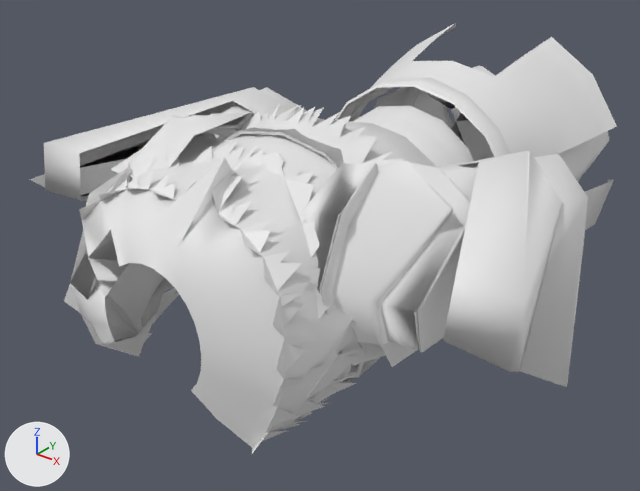
A saved change to the glTF model assets/modeles/armures/sol/cuirasse_gardiens.glb.
The view is the same before and after, from a camera (50 mm lens) standing at (0.923, -1.222, 0.94) and looking at (-0.066, 0.014, 0.174). The axes (+X, +Y, +Z) are drawn at lower left. The lights are the same throughout. The older version comes first. Materials are left out; every surface is plain grey. Vertices at exactly the same position are counted once.

The first picture shows 'cuirasse_gardiens.001'.
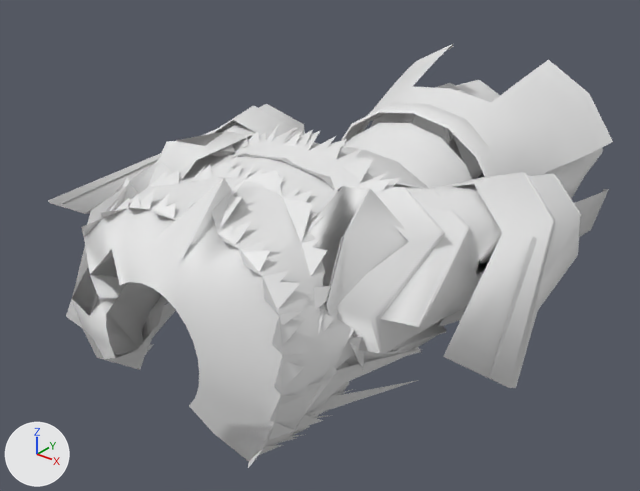
What differs and where, as boxes [x1, y1, x2, y2] in the pictures (640 x 491 px; the box of a moved part takes in the faces that stretch with it):
'cuirasse_gardiens.001', reshaped: before [29, 23, 617, 453]; after [48, 44, 613, 468]
part 1 of me_cuirasse_gardiens_003, moved or reshaped: before [115, 310, 158, 341]; after [115, 323, 159, 357]
part 2 of me_cuirasse_gardiens_003, moved or reshaped: before [29, 23, 617, 453]; after [48, 44, 613, 468]

The change, as a list of edits to the scene's bpy script:
```text
Change me_cuirasse_gardiens_003:
    used by ob_cuirasse_gardiens_001; location = (0.0, 0.0, 0.0)
    remove me_cuirasse_gardiens_003.from_pydata(...)  # 1841 vertices, 2463 faces; spans x -0.579..0.578, y -0.479..0.717, z 0.0..0.512
    add me_cuirasse_gardiens_003.from_pydata(...)  # 1841 vertices, 2463 faces; spans x -0.513..0.512, y -0.483..0.713, z 0.0..0.464
    me_cuirasse_gardiens_003 part 1: the loose piece of 7 vertices spanning x -0.21..-0.094, y -0.479..-0.29, z 0.04..0.18 is moved by (0.003, -0.003, -0.026)
    me_cuirasse_gardiens_003 part 2: 1775 of 1841 vertices moved; they spanned x -0.579..0.578, y -0.479..0.717, z 0.0..0.512 and now span x -0.513..0.512, y -0.483..0.713, z 0.0..0.464; mean shift (0.0, 0.0, -0.025); largest move (0.578, -0.284, 0.278) -> (0.41, 0.13, 0.252)
    other edits to the shape of me_cuirasse_gardiens_003 do not show in these pictures
```
